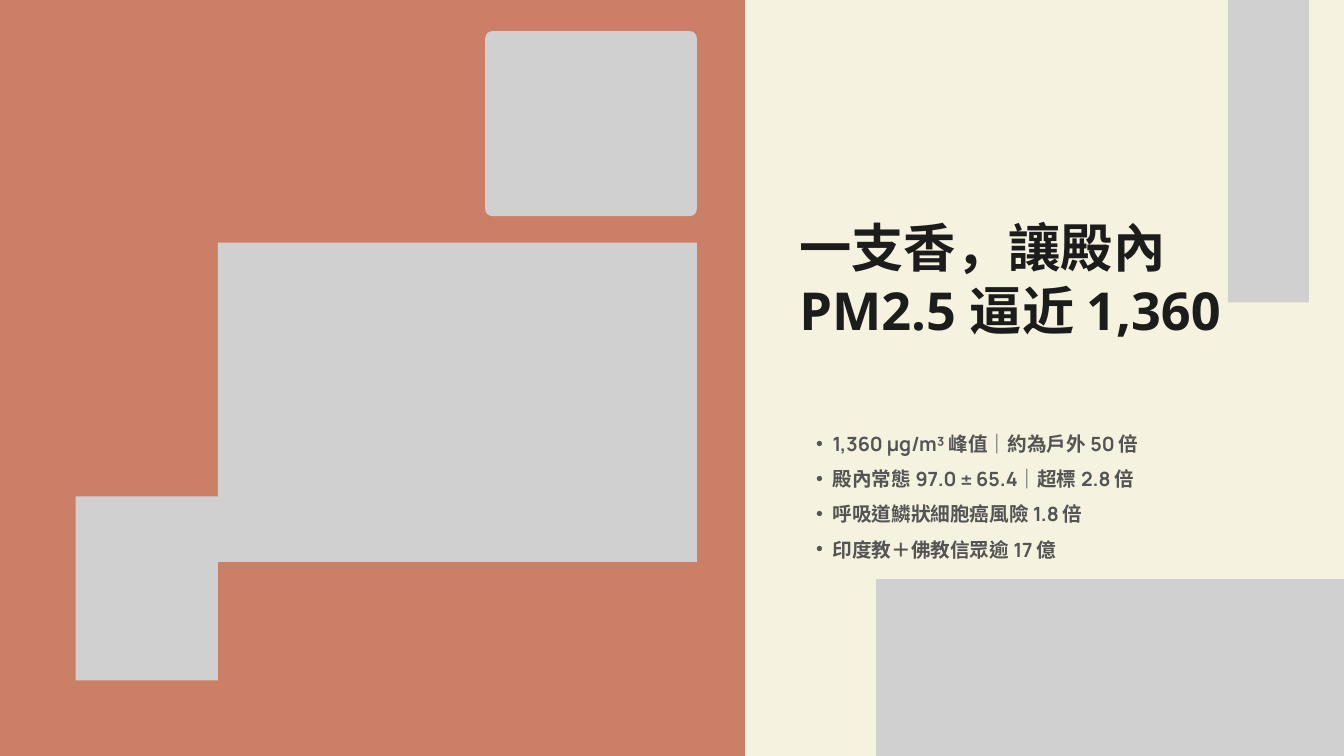
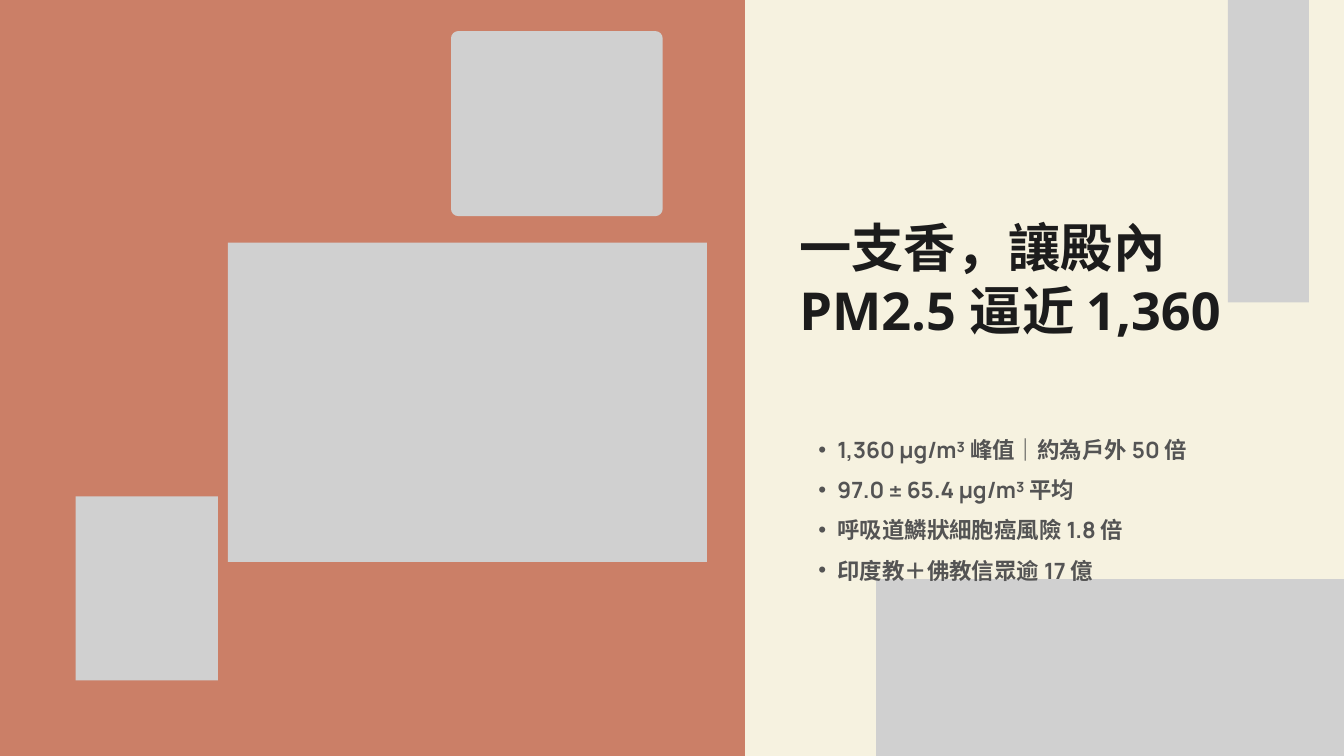
Before and after one commit to feihong9487/WRO2026, a slide deck: slide 2 of 簡報/香爐簡報.pptx. Drawn at 1344x756 pixels with LibreOffice and Linux fonts; fonts in the diff are those of the drawing; grey boxes stand for pictures. Boxes give left, top, right and bottom in pixels: in the first picture for what was removed or moved away, otherwise in the second. Text is boxed around its words. In the diff, an @@ line names an element or a change of style, - is before the commit and + after.

```diff
--- a/簡報/香爐簡報.pptx
+++ b/簡報/香爐簡報.pptx
@@ picture: place and size @@
-picture at [485, 31, 697, 216]
+picture at [451, 31, 663, 216]
@@ picture: place and size @@
-picture at [218, 243, 697, 562]
+picture at [228, 243, 707, 562]
@@ text at [837, 438, 1186, 581]: size 21 to 24 pt in "1,360 µg/m³ 峰值｜約為戶外 50 倍", "呼吸道鱗狀細胞癌風險 1.8 倍", "印度教＋佛教信眾逾 17 億"; indent changed; line spacing 37.8pt to 43.2pt @@
@@ text at [837, 479, 1074, 504]: text changed; size 21 to 24 pt @@
-  • 殿內常態 97.0 ± 65.4｜超標 2.8 倍
+  • 97.0 ± 65.4 µg/m³ 平均
```
Also in this commit, not shown: 5 other slides changed.
